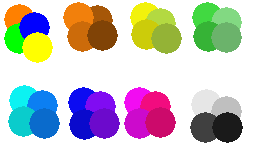
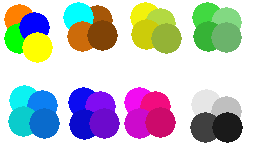
The second 256 x 144 image is a revision of the first. Changes to its layers:
painted on "Background" over [63, 2, 94, 29]
